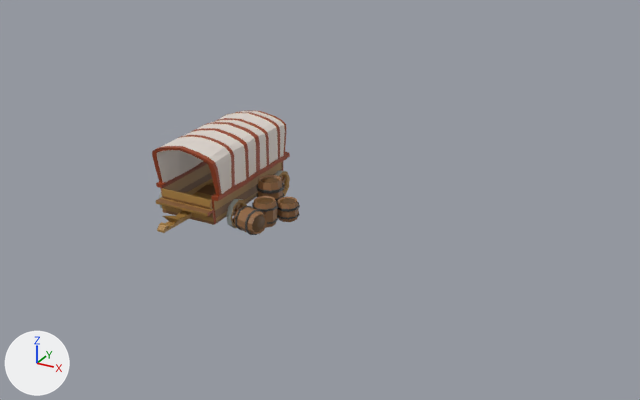
Renders of the Blender file CoTyPhu_Prototype/Assets/3DModels/Building_LV2_HorseCargo.blend from each side of a commit.
Rendered twice from a 50 mm lens placed at (38.1, -53.5, 28.6), pointed at (9.0, -0.5, 2.1). The axes (+X, +Y, +Z) are drawn at lower left. The lights are the same throughout.

The first picture shows 'Carriage'.
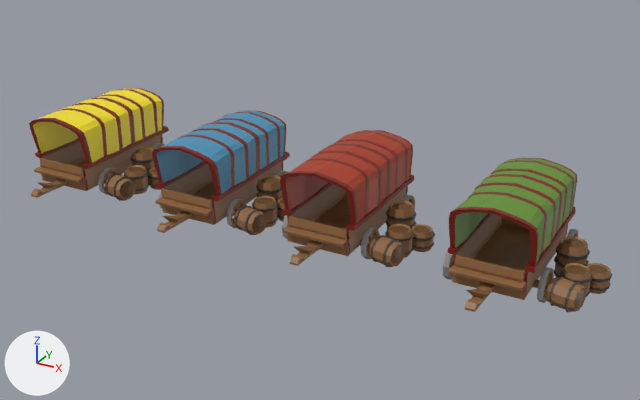
The newer file is also rescaled (x0.451) as a whole; pictures and numbers use the older file's frame.

Diff of the bpy script that builds the scene:
```diff
--- a/CoTyPhu_Prototype/Assets/3DModels/Building_LV2_HorseCargo.blend.py
+++ b/CoTyPhu_Prototype/Assets/3DModels/Building_LV2_HorseCargo.blend.py
@@ me_plane @@
 me_plane.from_pydata(...)  # 2306 vertices, 1879 faces; spans x -1.48..2.76, y -1.67..1.2, z -0.18..2.6
 # used by ob_carriage; location = (0.0, 0.0, 0.0); scale = (2.4, 4.91, 2.4)
+# me_plane part 1: texture (UV) coordinates of 123 of 1879 faces, centred in x -1.13..1.13, y -1.05..0.98, z 1.2..2.56, changed; they spanned u 0.58..0.79, v 0.54..0.59 and now span u 0.34..0.34, v 0.81..0.81
 me_plane.materials.append(mat_material_001)
@@ me_plane_003 @@
+me_plane_003.from_pydata(...)  # 2306 vertices, 1879 faces; spans x -1.48..2.76, y -1.67..1.2, z -0.18..2.6
+# faces by material slot: [1261, 618]
+me_plane_003.materials.append(mat_material_001)  # picture img_imphenziapalette01_png
+me_plane_003.materials.append(mat_material_002)  # picture img_imphenziapalette01_png
@@ me_plane_002 @@
+me_plane_002.from_pydata(...)  # 2306 vertices, 1879 faces; spans x -1.48..2.76, y -1.67..1.2, z -0.18..2.6
+# faces by material slot: [1261, 618]
+me_plane_002.materials.append(mat_material_001)  # picture img_imphenziapalette01_png
+me_plane_002.materials.append(mat_material_002)  # picture img_imphenziapalette01_png
@@ me_plane_001 @@
+me_plane_001.from_pydata(...)  # 2306 vertices, 1879 faces; spans x -1.48..2.76, y -1.67..1.2, z -0.18..2.6
+# faces by material slot: [1261, 618]
+me_plane_001.materials.append(mat_material_001)  # picture img_imphenziapalette01_png
+me_plane_001.materials.append(mat_material_002)  # picture img_imphenziapalette01_png
@@ ob_carriage_green @@
+ob_carriage_green = bpy.data.objects.new('Carriage_Green', me_plane_003)
+ob_carriage_green.location = (23.56, 0.0, 0.16)
+ob_carriage_green.scale = (2.4, 4.91, 2.4)
@@ ob_carriage_yellow @@
+ob_carriage_yellow = bpy.data.objects.new('Carriage_Yellow', me_plane_002)
+ob_carriage_yellow.location = (-12.48, 0.0, 0.16)
+ob_carriage_yellow.scale = (2.4, 4.91, 2.4)
@@ ob_carriage_red @@
+ob_carriage_red = bpy.data.objects.new('Carriage_Red', me_plane_001)
+ob_carriage_red.location = (11.16, 0.0, 0.16)
+ob_carriage_red.scale = (2.4, 4.91, 2.4)
```

Location of each change, (x1, y1, x2, y2) in pixels of the pictures (640 x 400 px):
'Carriage_Green', added: after (443, 158, 612, 312)
    faces in mat_material_001 (picture img_imphenziapalette01_png): (443, 158, 578, 312)
    faces in mat_material_002 (picture img_imphenziapalette01_png): (545, 236, 612, 312)
'Carriage_Red', added (red): after (280, 130, 435, 267)
    faces in mat_material_001 (picture img_imphenziapalette01_png): (280, 130, 415, 266)
    faces in mat_material_002 (picture img_imphenziapalette01_png): (368, 200, 435, 267)
'Carriage', surface changed: (152, 111, 300, 233) in both
'Carriage_Yellow', added: after (29, 88, 169, 201)
    faces in mat_material_001 (picture img_imphenziapalette01_png): (29, 88, 169, 198)
    faces in mat_material_002 (picture img_imphenziapalette01_png): (105, 146, 161, 201)
part 1 of me_plane, surface changed (white to blue): (157, 111, 285, 194) in both
